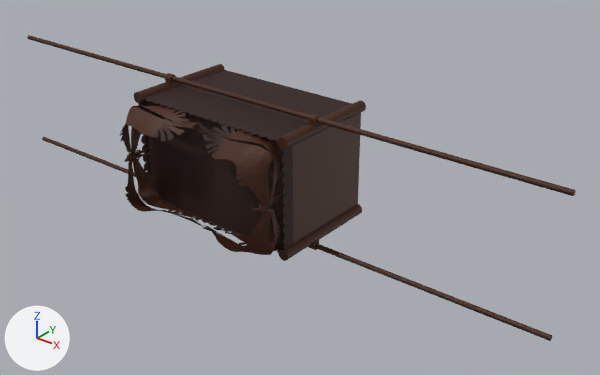
An edit to the Blender file appendix/website/出埃及記/第25章/assets/staging/blender/r07/ark-alternative-r07.blend, drawn before and after from the same camera.
Rendered twice from a camera (50 mm lens) standing at (6.99, -7.7, 4.51) and looking at (0.76, 0.09, -0.32). Every picture has the same lights, and +X, +Y and +Z are marked at lower left. The picture after the commit comes second.

The scene before the commit, as lines of its bpy script (objects in view):
```python
mat_arkacaciawoodimproved = principled_material('ArkAcaciaWoodImproved')
mat_arkacaciawoodimproved.base_color = (0.022, 0.0035, 0.0008)  # black #290b03
mat_arkacaciawoodimproved.roughness = 0.72
mat_arkgoldimproved = principled_material('ArkGoldImproved')
mat_arkgoldimproved.base_color = (0.055, 0.012, 0.001)  # brown #421d03
mat_arkgoldimproved.metallic = 0.12
mat_arkgoldimproved.roughness = 0.58
me_ark_0 = bpy.data.meshes.new('Ark_0')
me_ark_0.from_pydata(...)  # 65533 vertices, 22721 faces; spans x -4.5..4.5, y -1.4..0.75, z -0.93..0.93
# faces by material slot: [20115, 2606]
me_ark_0.materials.append(mat_arkgoldimproved)  # brown #421d03
me_ark_0.materials.append(mat_arkacaciawoodimproved)  # black #290b03
me_ark_0_001 = bpy.data.meshes.new('Ark_0.001')
me_ark_0_001.from_pydata(...)  # 43013 vertices, 14339 faces; spans x -1.25..1.2, y -1.4..-0.77, z -0.76..0.76
me_ark_0_001.materials.append(mat_arkgoldimproved)  # brown #421d03
me_ark_1 = bpy.data.meshes.new('Ark_1')
me_ark_1.from_pydata(...)  # 6562 vertices, 4320 faces; spans x -1.25..1.25, y -0.86..-0.66, z -0.75..0.75
me_ark_1.materials.append(mat_arkacaciawoodimproved)  # black #290b03
ob_ark_0 = bpy.data.objects.new('Ark_0', me_ark_0)
ob_ark_0.parent = ob_ark
ob_ark_0.location = (0.0, 0.0, 0.0)
ob_ark_0_001 = bpy.data.objects.new('Ark_0.001', me_ark_0_001)
ob_ark_0_001.parent = ob_ark
ob_ark_0_001.location = (0.0, 0.0, 0.0)
ob_ark_1 = bpy.data.objects.new('Ark_1', me_ark_1)
ob_ark_1.parent = ob_ark
ob_ark_1.location = (0.0, 0.0, 0.0)
```
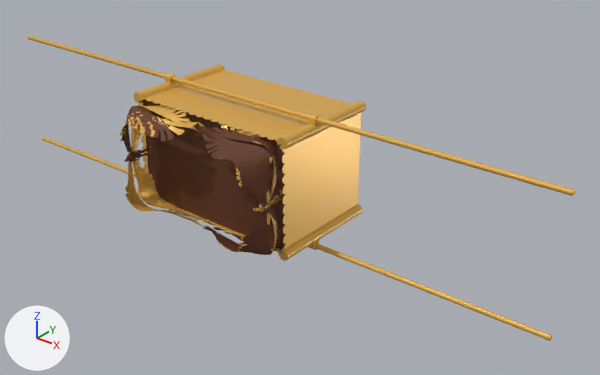
Location of each change, (x1, y1, x2, y2) in pixels of the pictures (600 x 375 px):
'Ark_0', recoloured, surface changed (brown to orange): (27, 35, 576, 341) in both
'Ark_0.001', recoloured, surface changed: (120, 105, 283, 227) in both
'Ark_1', recoloured, surface changed: (138, 95, 293, 253) in both
part 1 of me_ark_0, recoloured: (122, 99, 283, 255) in both
part 2 of me_ark_0, recoloured (black to orange): (154, 70, 352, 235) in both

What changed in the scene script:
```text
Change mat_arkgoldimproved:
    mat_arkgoldimproved.base_color: (0.055, 0.012, 0.001) -> (0.8, 0.45, 0.08)  # brown #421d03 -> orange #e7b350
    mat_arkgoldimproved.metallic: 0.12 -> 0.28
    mat_arkgoldimproved.roughness: 0.58 -> 0.34
Change mat_arkacaciawoodimproved:
    mat_arkacaciawoodimproved.base_color: (0.022, 0.0035, 0.0008) -> (0.12, 0.035, 0.01)  # black #290b03 -> brown #613519
Change me_ark_0:
    where me_ark_0.from_pydata(...)  # 65533 vertices, 22721 faces; spans x -4.5..4.5, y -1.4..0.75, z -0.93..0.93
    used by ob_ark_0; parent = ob_ark; location = (0.0, 0.0, 0.0)
    me_ark_0 part 1: 16561 of the faces centred in x -1.22..1.22, y -1.35..0.21, z -0.72..0.72 switch from mat_arkgoldimproved (brown #421d03) to mat_arkacaciawoodimproved (brown #613519)
    me_ark_0 part 2: 362 of the faces centred in x -0.42..0.5, y -1.01..0.75, z -0.76..0.76 switch from mat_arkacaciawoodimproved (black #290b03) to mat_arkgoldimproved (orange #e7b350)
Change me_ark_1:
    where me_ark_1.from_pydata(...)  # 6562 vertices, 4320 faces; spans x -1.25..1.25, y -0.86..-0.66, z -0.75..0.75
    remove me_ark_1.materials.append(mat_arkacaciawoodimproved)  # black #290b03
    add me_ark_1.materials.append(mat_arkgoldimproved)  # orange #e7b350
```
